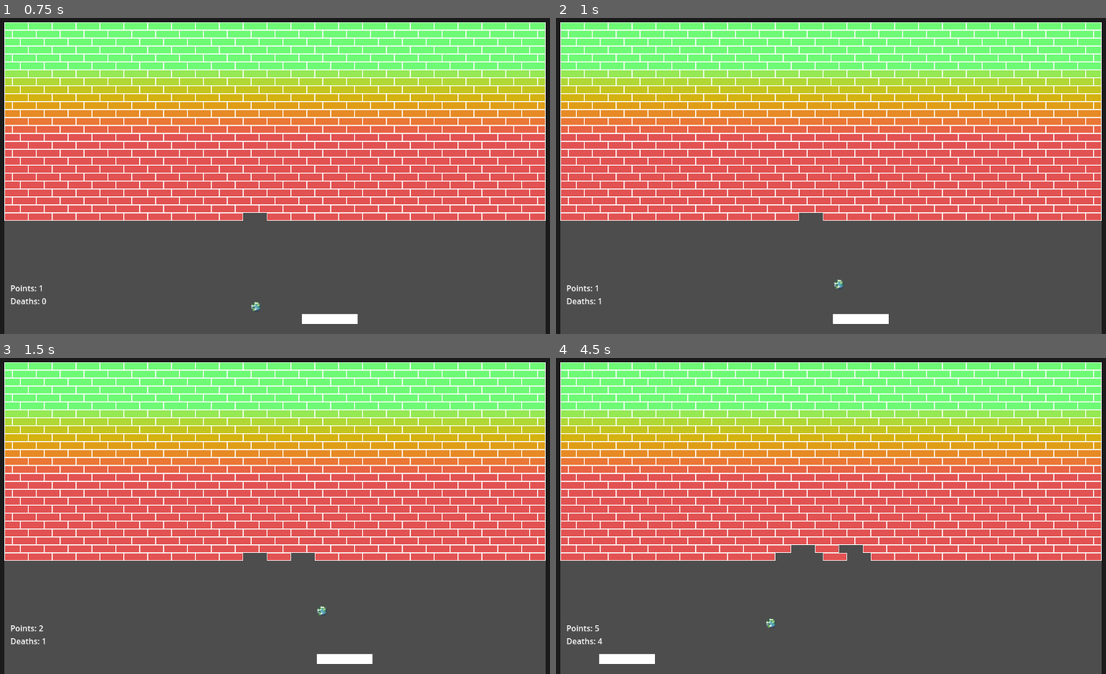
Above: before the commit, frames 1-4 (two rows, left to right).
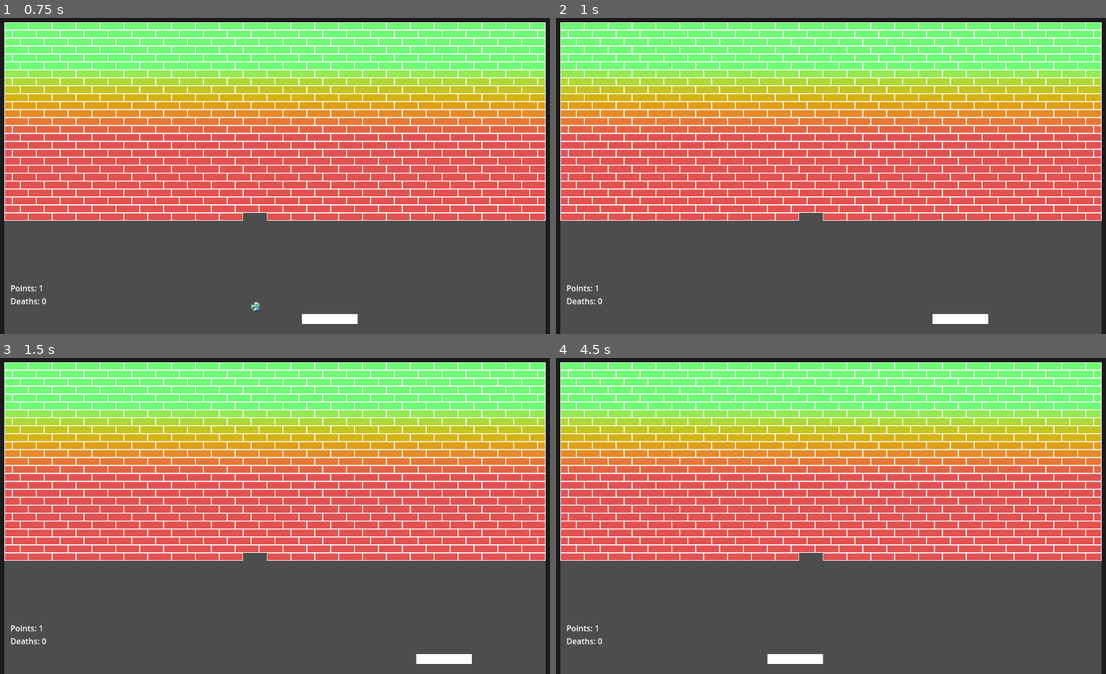
Above: after the commit, the same moments.

Repository: crhexa/breakout-bot
Game: Godot game, scene res://game/world.tscn
Two runs of this game, one before a commit and one after it. Both use one fixed random seed, a clock stepped at 60 frames per second and the inputs below.
Inputs:
- Up to frame 1 (0.75 s): hold Right (move_right) from 0.53 s (still down)
- Up to frame 2 (1 s): keep holding Right (move_right)
- Up to frame 3 (1.5 s): release Right (move_right) at 1.28 s; hold Left (move_left) from 1.28 s (still down)
- Up to frame 4 (4.5 s): release Left (move_left) at 2.03 s; hold Right (move_right) 2.03-3.53 s; hold Left (move_left) from 3.53 s (still down)

Frame 1 is identical in both runs. In frame 2, 0.7% of the frame differs, in the area x 7-79%, y 82-97%; in frame 3, 0.8%; in frame 4, 1.2%, in the area x 7-58%, y 59-97%.
Error after the commit: Parse Error: Could not find type "ProcessNode" in the current scope. (res://game/actor.gd:5)

Commit message:
Added python script execution

Diff:
--- a/brick.gd
+++ b/brick.gd
@@ -32,6 +32,9 @@
 func disappear():
 	collision.set_deferred("disabled", true)
 	outer.set_visible(false)
+	for child in get_children():
+		child.queue_free()
+	queue_free()
 
 
 func set_width():
--- /dev/null
+++ b/game/actor.gd
@@ -0,0 +1,38 @@
+extends Node
+
+@export_file("*.py") var filepath : String
+
+@onready var process : ProcessNode = $ProcessNode
+
+var finished : bool = false
+
+
+
+func _ready():
+	var global_path = ProjectSettings.globalize_path(filepath)
+	create(PackedStringArray([global_path]))
+
+
+func create(args : PackedStringArray):
+	print("Actor: running %s" % args[0].get_file())
+	process.set_cmd("python")
+	process.set_args(args)
+	process.start()
+
+
+func write(array : PackedFloat32Array) -> void:
+	if not finished:
+		process.write_stdin(array.to_byte_array())
+
+
+func _on_process_node_stdout(data):
+	print(data.get_string_from_ascii())
+
+
+func _on_process_node_stderr(data):
+	print(data.get_string_from_ascii())
+
+
+func _on_process_node_finished(_data):
+	finished = true
+	print("Actor: process finished")
--- a/game/world.gd
+++ b/game/world.gd
@@ -5,6 +5,7 @@
 @onready var paddle = $Environment/Paddle
 @onready var paddle_start = $Environment/PaddleMarker
 @onready var label = $Interface/Points
+@onready var actor = $Actor
 
 @export var ball_start = Vector2(566, 580)
 
@@ -29,14 +30,14 @@
 
 
 func _on_game_restart():
+	actor.write(extract_features())
 	deaths += 1
 	update_interface()
 	initialize()
 
 
 func _on_brick_hit():
-	points += 1
-	update_interface()
+	score()
 
 
 func initialize():
@@ -61,5 +62,5 @@
 	label.set_text("Points: %d \nDeaths: %d" % [points, deaths])
 
 
-func extract_features() -> Array[float]:
-	return [ball.position.x, ball.position.y, ball.linear_velocity.x, ball.linear_velocity.y, paddle.position.x+paddle_half] as Array[float]
+func extract_features() -> PackedFloat32Array:
+	return PackedFloat32Array([ball.position.x, ball.position.y, ball.linear_velocity.x, ball.linear_velocity.y, paddle.position.x+paddle_half])
--- a/game/world.tscn
+++ b/game/world.tscn
@@ -1,15 +1,17 @@
-[gd_scene load_steps=6 format=3 uid="uid://cuf04mbq3k0j1"]
+[gd_scene load_steps=7 format=3 uid="uid://cuf04mbq3k0j1"]
 
 [ext_resource type="PackedScene" uid="uid://dmf2a2hmp6a3y" path="res://game/paddle.tscn" id="1_oi82f"]
 [ext_resource type="Script" path="res://game/world.gd" id="1_u78ss"]
 [ext_resource type="PackedScene" uid="uid://b11mvk0fdotel" path="res://game/wall.tscn" id="2_nq0vk"]
 [ext_resource type="PackedScene" uid="uid://bkreeam1j242" path="res://game/kill_area.tscn" id="4_dcfwk"]
 [ext_resource type="PackedScene" uid="uid://ckx4j1cp5gg0n" path="res://game/brick_area.tscn" id="5_yiyf7"]
+[ext_resource type="Script" path="res://game/actor.gd" id="6_n0m22"]
 
 [node name="World" type="Node"]
 script = ExtResource("1_u78ss")
 
 [node name="Environment" type="Node" parent="."]
+process_mode = 1
 
 [node name="Paddle" parent="Environment" instance=ExtResource("1_oi82f")]
 position = Vector2(520, 608)
@@ -49,6 +51,7 @@
 offset_bottom = 420.0
 
 [node name="Interface" type="Node" parent="."]
+process_mode = 1
 
 [node name="Points" type="Label" parent="Interface"]
 offset_left = 44.0
@@ -57,3 +60,14 @@
 offset_bottom = 596.0
 text = "Points: 0
 Deaths: 0"
+
+[node name="Actor" type="Node" parent="."]
+process_mode = 3
+script = ExtResource("6_n0m22")
+filepath = "res://python/test.py"
+
+[node name="ProcessNode" type="ProcessNode" parent="Actor"]
+
+[connection signal="finished" from="Actor/ProcessNode" to="Actor" method="_on_process_node_finished"]
+[connection signal="stderr" from="Actor/ProcessNode" to="Actor" method="_on_process_node_stderr"]
+[connection signal="stdout" from="Actor/ProcessNode" to="Actor" method="_on_process_node_stdout"]
--- a/project.godot
+++ b/project.godot
@@ -18,10 +18,6 @@
 [autoload]
 
 Signals="*res://game/global/signals.gd"
-
-[display]
-
-window/vsync/vsync_mode=0
 
 [filesystem]
 
Not shown, added: addons/BetterProcesses/example.tscn
Not shown, added: addons/BetterProcesses/BetterProcesses.gdextension
Not shown, added: addons/BetterProcesses/better_processes.dll
Not shown, added: addons/BetterProcesses/libbetter_processes.so
Not shown, added: python/test.py
